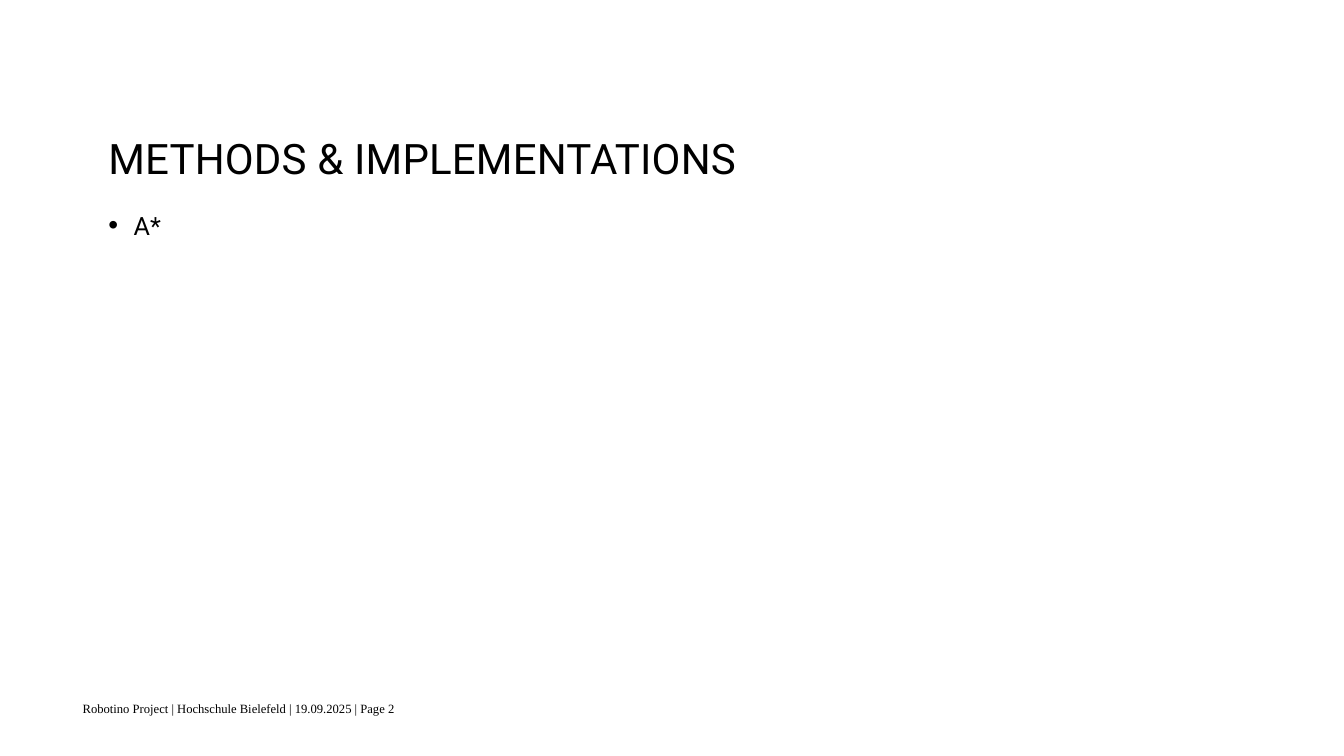
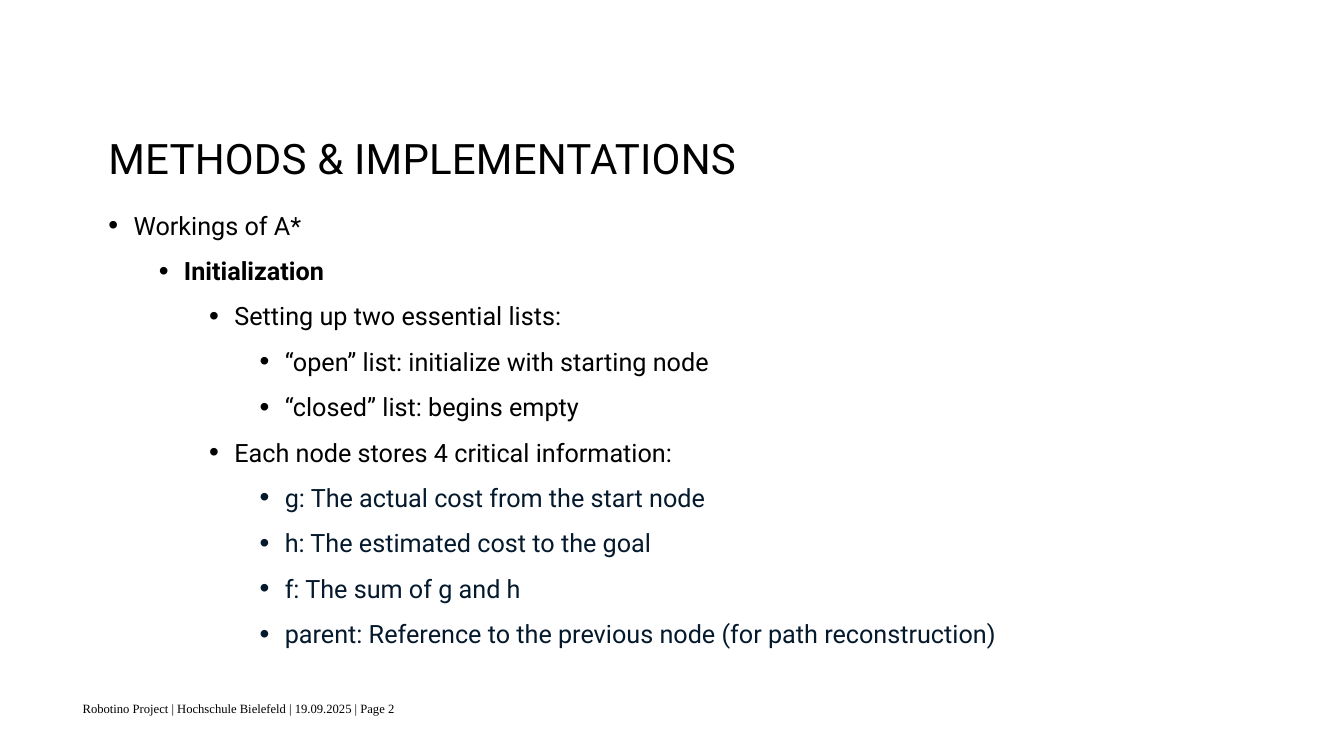
Before and after one commit to surajkarki66/robotino_project, a slide deck: slide 21 of docs/presentation.pptx (slide 20 before the commit). Drawn at 1344x756 pixels with LibreOffice and Linux fonts; fonts in the diff are those of the drawing; background and template pictures are left out. Boxes give left, top, right and bottom in pixels: in the first picture for what was removed or moved away, otherwise in the second. Text is boxed around its words. In the diff, an @@ line names an element or a change of style, - is before the commit and + after.

```diff
--- a/docs/presentation.pptx
+++ b/docs/presentation.pptx
@@ text at box(134, 216, 995, 649): text changed @@
-• A*
+• Workings of A*
+  • Initialization
+    • Setting up two essential lists:
+      • “open” list: initialize with starting node
+      • “closed” list: begins empty
+    • Each node stores 4 critical information:
+      • g: The actual cost from the start node
+      • h: The estimated cost to the goal
+      • f: The sum of g and h
+      • parent: Reference to the previous node (for path reconstruction)
```
Also in this commit, not shown: 4 other slides changed, 3 slides added.
